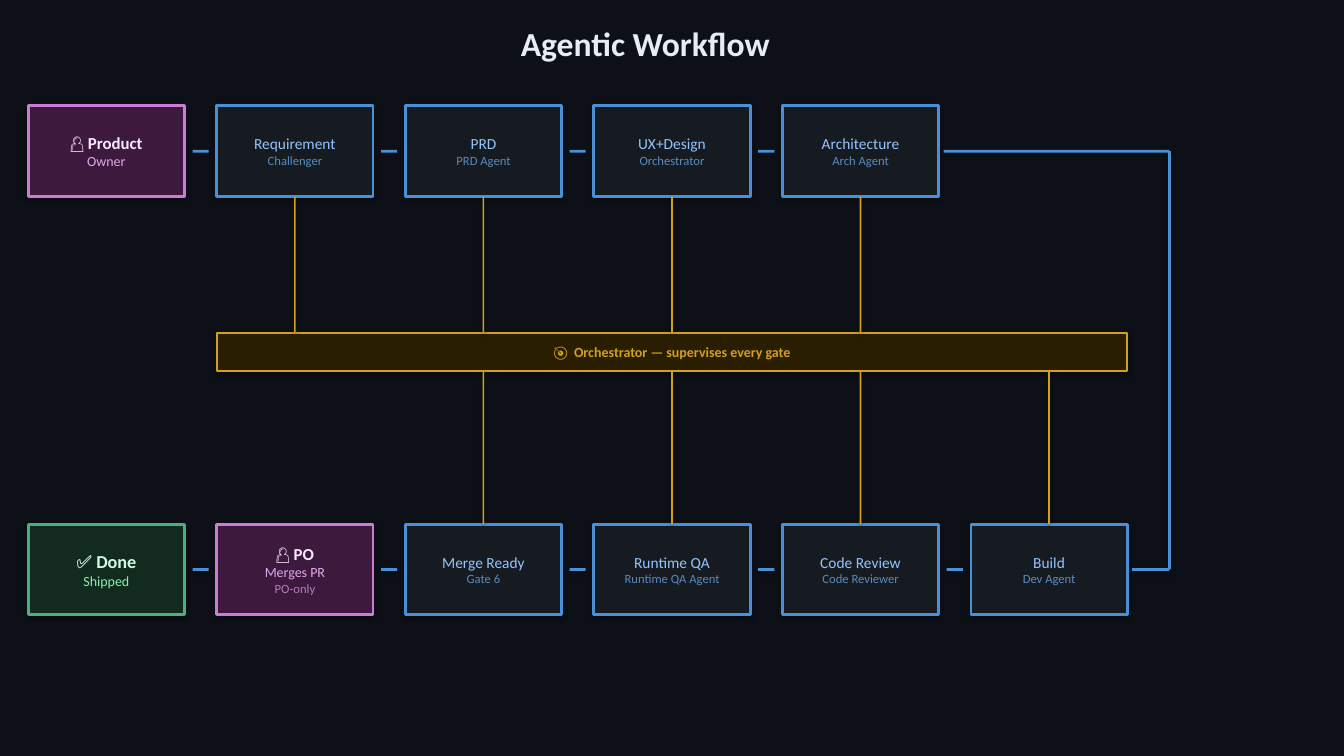
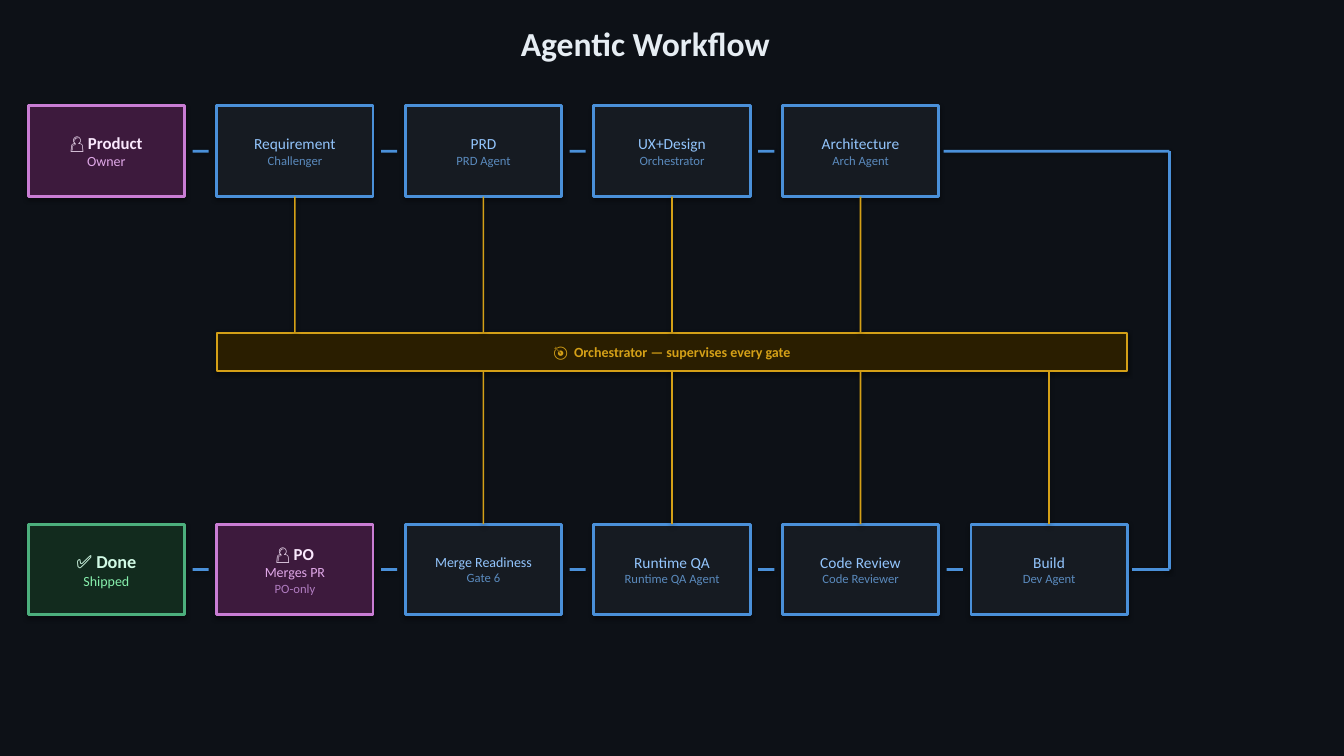
Before and after one commit to nishantnaagnihotri/tark-vitark, a slide deck: slide 2 of docs/agentic-workflow.pptx. Drawn at 1344x756 pixels with LibreOffice and Linux fonts; fonts in the diff are those of the drawing. Boxes give left, top, right and bottom in pixels: in the first picture for what was removed or moved away, otherwise in the second. Text is boxed around its words. In the diff, an @@ line names an element or a change of style, - is before the commit and + after.

```diff
--- a/docs/agentic-workflow.pptx
+++ b/docs/agentic-workflow.pptx
@@ text in rectangle at (435, 557, 532, 570): text changed; size 11 to 10 pt @@
-Merge Ready
+Merge Readiness
```
Also in this commit, not shown: 1 other slide changed, 4 other files.
